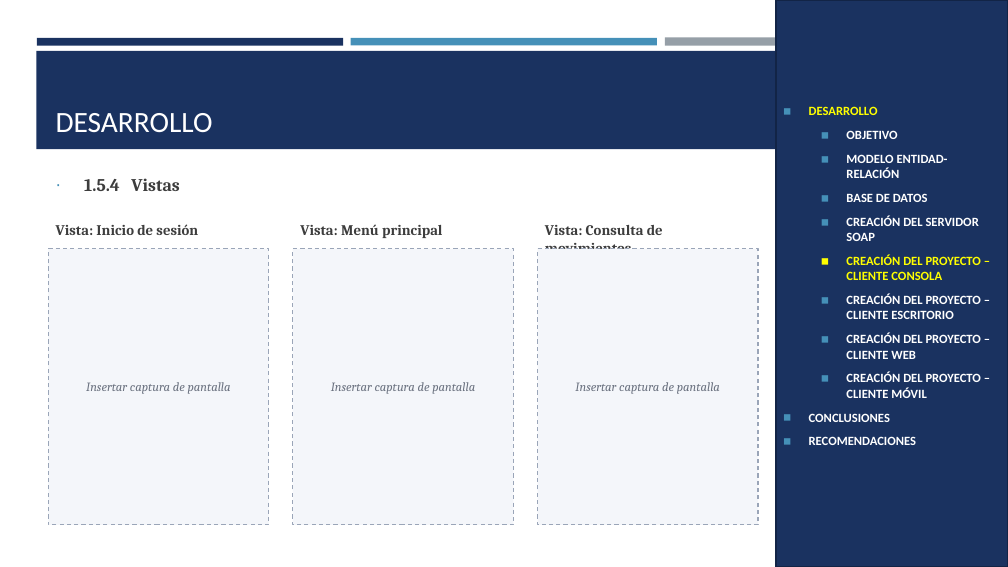
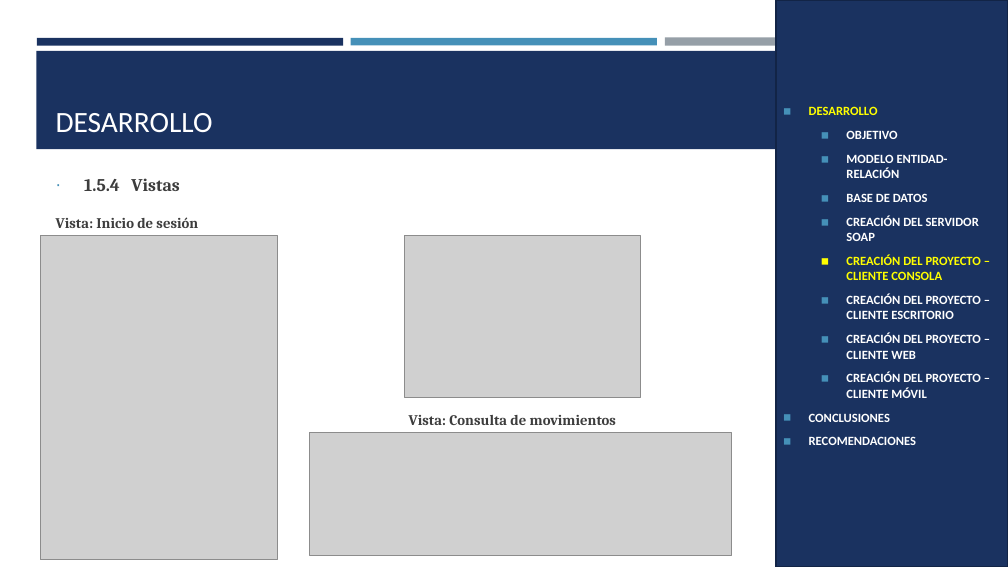
Before and after one commit to IMarcusDev/TI.1.2.-PAO202651_SOAP_DOTNET_CONBDD_NRC36883_GR04, a slide deck: slide 17 of 05. DOCUMENTACION/PRESENTACION TI.1.2. SOAP con BDD en DOTNET GR4.pptx. Drawn at 1008x567 pixels with LibreOffice and Linux fonts; fonts in the diff are those of the drawing; grey boxes stand for pictures. Boxes give left, top, right and bottom in pixels: in the first picture for what was removed or moved away, otherwise in the second. Text is boxed around its words. In the diff, an @@ line names an element or a change of style, - is before the commit and + after.

```diff
--- a/05. DOCUMENTACION/PRESENTACION TI.1.2. SOAP con BDD en DOTNET GR4.pptx
+++ b/05. DOCUMENTACION/PRESENTACION TI.1.2. SOAP con BDD en DOTNET GR4.pptx
@@ text "Vista: Inicio de sesión": place and size @@
-text "Vista: Inicio de sesión" at (56,224,198,235)
+text "Vista: Inicio de sesión" at (56,217,198,228)
@@ picture added at (40,235,277,560) @@
@@ text removed at (300,224,442,238) @@
-Vista: Menú principal
@@ picture added at (405,235,640,397) @@
@@ rectangle removed at (48,249,269,525) @@
-Insertar captura de pantalla
@@ rectangle removed at (293,249,514,525) @@
-Insertar captura de pantalla
@@ rectangle removed at (538,249,758,525) @@
-Insertar captura de pantalla
@@ text "Vista: Consulta de movimientos" rewrapped from (545,225,663,249) to (409,415,616,425) @@
@@ picture added at (310,433,732,555) @@
```
Also in this commit, not shown: 4 other slides changed.
